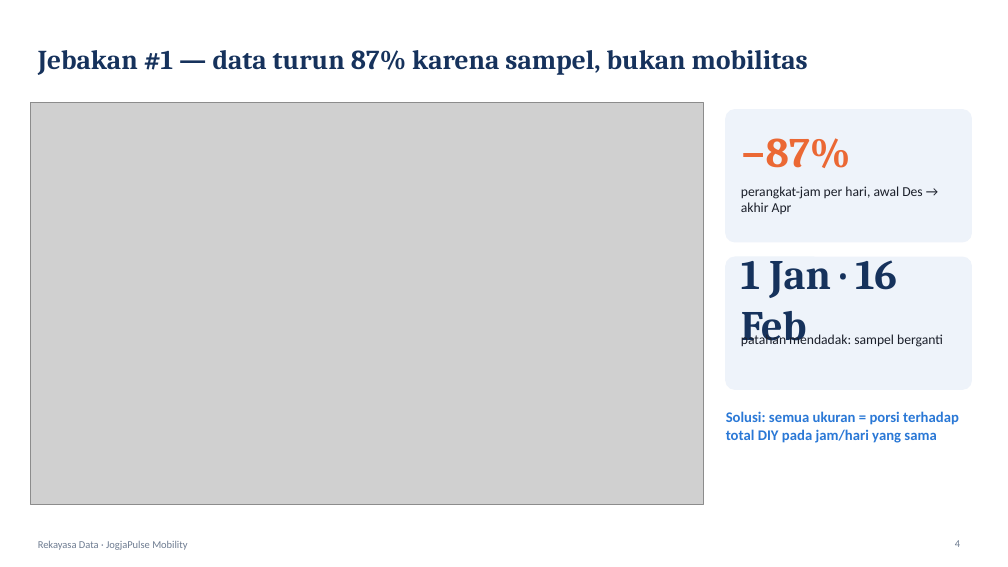
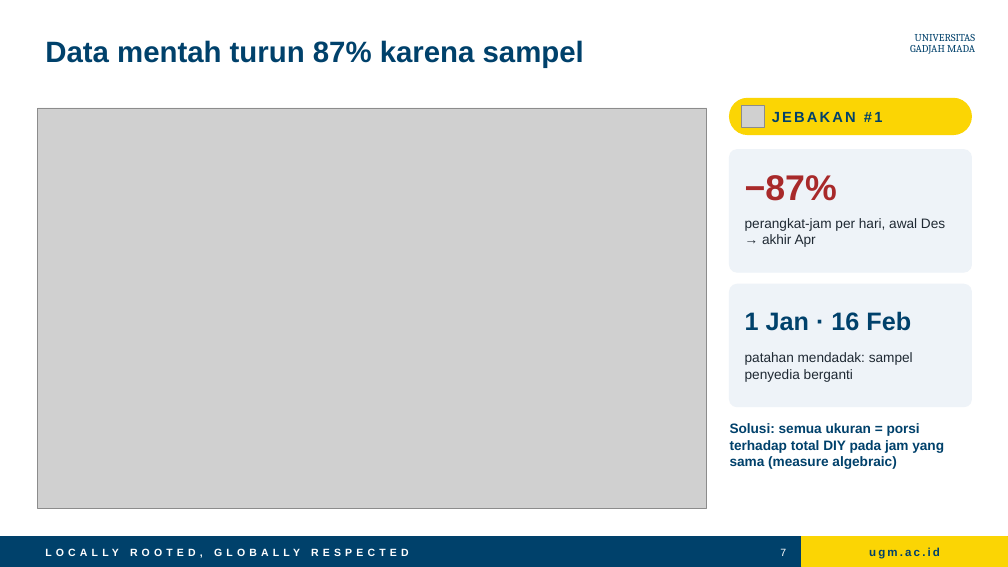
Before and after one commit to ReyMindThink/jogjapulse-mobility, a slide deck: slide 7 of docs/jogjapulse_presentasi.pptx (slide 4 before the commit). Drawn at 1008x567 pixels with LibreOffice and Linux fonts; fonts in the diff are those of the drawing; grey boxes stand for pictures. Boxes give left, top, right and bottom in pixels: in the first picture for what was removed or moved away, otherwise in the second. Text is boxed around its words. In the diff, an @@ line names an element or a change of style, - is before the commit and + after.

```diff
--- a/docs/jogjapulse_presentasi.pptx
+++ b/docs/jogjapulse_presentasi.pptx
@@ title at bbox=[45, 40, 584, 68]: text changed; size 26 to 28 pt; font Cambria to Arial; text colour #16325C to #00416B @@
-Jebakan #1 — data turun 87% karena sampel, bukan mobilitas
+Data mentah turun 87% karena sampel
@@ text added at bbox=[910, 34, 976, 54], 10 pt, text #00416B @@
+UNIVERSITAS
+GADJAH MADA
@@ picture: place and size @@
-picture at bbox=[30, 102, 703, 504]
+picture at bbox=[38, 108, 707, 508]
@@ rounded rectangle added at bbox=[730, 98, 972, 135], fill #FBD504, outline #FBD504 1 pt @@
@@ picture added at bbox=[742, 105, 765, 128] @@
@@ text added at bbox=[772, 112, 882, 122], 14 pt, text #00416B, bold @@
+JEBAKAN #1
@@ rounded rectangle at bbox=[730, 150, 972, 272]: fill #EEF3FA to #EEF3F8; outline #EEF3FA 1 pt to #EEF3F8 1 pt; proportions changed @@
@@ rounded rectangle: place and size @@
-rounded rectangle at bbox=[726, 110, 972, 242]
+rounded rectangle at bbox=[730, 150, 972, 272]
@@ text "−87%": place and size @@
-text "−87%" at bbox=[741, 138, 851, 168]
+text "−87%" at bbox=[745, 175, 837, 201]
@@ text "−87%" at bbox=[745, 175, 837, 201]: size 40 to 34 pt, font Cambria to Arial, text colour #EB6834 to #A8292A @@
@@ text "perangkat-jam per hari, awal Des ...": place and size @@
-text "perangkat-jam per hari, awal Des ..." at bbox=[741, 186, 922, 214]
+text "perangkat-jam per hari, awal Des ..." at bbox=[745, 218, 945, 247]
@@ text "perangkat-jam per hari, awal Des ..." at bbox=[745, 218, 945, 247]: font Calibri to Arial, text colour #1B1F2A to #1F2933 @@
@@ rounded rectangle: place and size @@
-rounded rectangle at bbox=[726, 257, 972, 389]
+rounded rectangle at bbox=[730, 284, 972, 407]
@@ rounded rectangle at bbox=[730, 284, 972, 407]: fill #EEF3FA to #EEF3F8; outline #EEF3FA 1 pt to #EEF3F8 1 pt; proportions changed @@
@@ text "1 Jan · 16 Feb": place and size @@
-text "1 Jan · 16 Feb" at bbox=[741, 260, 897, 346]
+text "1 Jan · 16 Feb" at bbox=[745, 311, 911, 331]
@@ text "1 Jan · 16 Feb" at bbox=[745, 311, 911, 331]: size 40 to 24 pt, font Cambria to Arial, text colour #16325C to #00416B @@
@@ text at bbox=[745, 352, 913, 382]: text changed; font Calibri to Arial; text colour #1B1F2A to #1F2933 @@
-patahan mendadak: sampel berganti
+patahan mendadak: sampel penyedia berganti
@@ text at bbox=[730, 423, 944, 469]: text changed; size 14 to 13 pt; font Calibri to Arial; text colour #2A78D6 to #00416B @@
-Solusi: semua ukuran = porsi terhadap total DIY pada jam/hari yang sama
+Solusi: semua ukuran = porsi terhadap total DIY pada jam yang sama (measure algebraic)
@@ rectangle added at bbox=[0, 537, 1008, 567], fill #00416B, outline #00416B 1 pt @@
@@ rectangle added at bbox=[802, 537, 1008, 567], fill #FBD504, outline #FBD504 1 pt @@
@@ text removed at bbox=[38, 541, 187, 550] @@
-Rekayasa Data · JogjaPulse Mobility
@@ text added at bbox=[130, 548, 409, 558], 10 pt, text #FFFFFF, bold @@
+LOCALLY ROOTED, GLOBALLY RESPECTED
@@ page number added at bbox=[780, 548, 786, 556], 10 pt, text #FFFFFF @@
+7
@@ text added at bbox=[869, 547, 940, 559], 11 pt, text #00416B, bold @@
+ugm.ac.id
@@ page number removed at bbox=[955, 540, 960, 547] @@
-4
```
Also in this commit, not shown: 8 other slides changed, 4 slides added, 1 slide removed, 9 other files.
